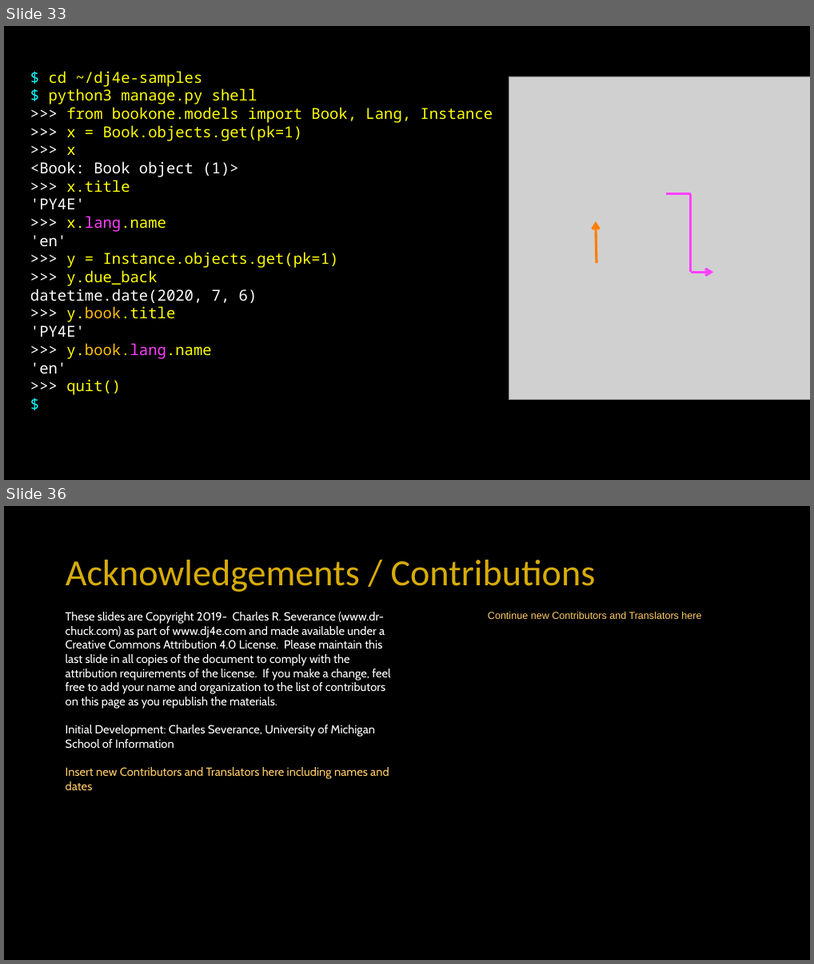
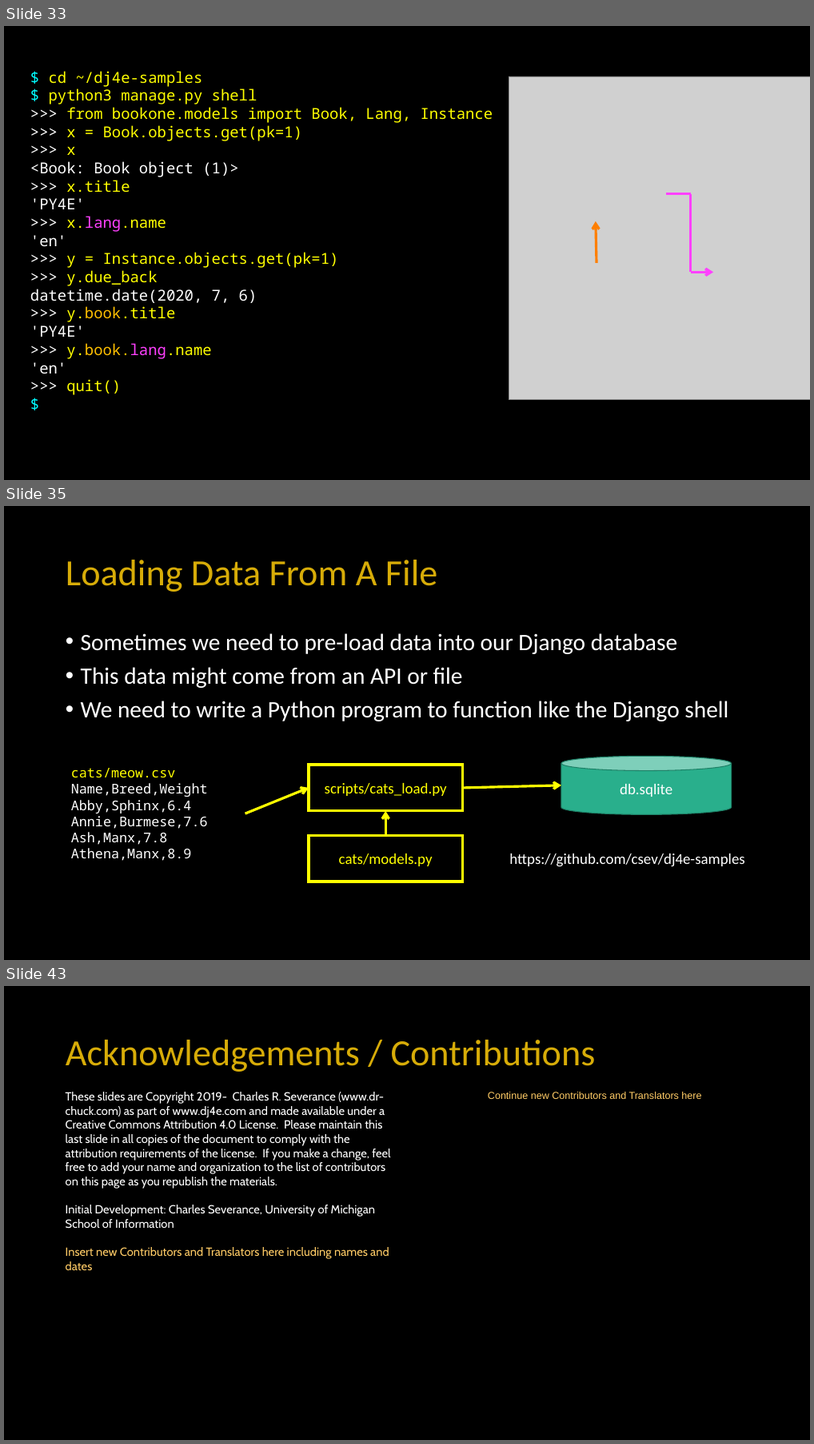
Before and after one commit to csev/dj4e, a slide deck: lectures/DJ-03-One-To-Many.pptx. Shown one above the other, each under a label of ours: slides 33 and 36 before the commit, slides 33, 35 and 43 after it; the slides between them are not shown. The pictures are 814x964 and 814x1444 pixels, drawn with LibreOffice and Linux fonts; fonts in the diff are those of the drawing; grey boxes stand for pictures. Boxes give left, top, right and bottom in pixels: in the first picture for what was removed or moved away, otherwise in the second. Text is boxed around its words. In the diff, an @@ line names an element or a change of style, - is before the commit and + after.

```diff
--- a/lectures/DJ-03-One-To-Many.pptx
+++ b/lectures/DJ-03-One-To-Many.pptx
@@ slide 35 added at box(4, 506, 810, 960), background #000000 @@
@@ title added at box(66, 560, 438, 592), 44 pt, text #D7AC08 @@
+Loading Data From A File
@@ text added at box(81, 633, 729, 721), 28 pt, text #FFFFFF @@
+• Sometimes we need to pre-load data into our Django database
+• This data might come from an API or file
+• We need to write a Python program to function like the Django shell
@@ text added at box(71, 768, 208, 860), 16 pt, text #FFFFFF @@
+cats/meow.csv
+Name,Breed,Weight
+Abby,Sphinx,6.4
+Annie,Burmese,7.6
+Ash,Manx,7.8
+Athena,Manx,8.9
@@ rectangle added at box(309, 764, 463, 811), outline #FFFF00 3 pt, 18 pt, text #FFFF00 @@
+scripts/cats_load.py
@@ cylinder added at box(562, 756, 732, 815), fill #29AF8C, outline #1E8168 1 pt, 18 pt, text #FFFFFF @@
+db.sqlite
@@ arrow added from (246, 813) to (309, 788), #FFFF00 3 pt @@
@@ arrow added from (463, 788) to (562, 785), #FFFF00 3 pt @@
@@ arrow added from (386, 835) to (386, 811), #FFFF00 3 pt @@
@@ rectangle added at box(309, 835, 463, 882), outline #FFFF00 3 pt, 18 pt, text #FFFF00 @@
+cats/models.py
@@ text added at box(510, 853, 745, 867), 18 pt, text #FFFFFF @@
+https://github.com/csev/dj4e-samples
@@ what was slide 36 is now slide 43 @@
```
Also in this commit, not shown: 8 other slides added, 2 slides removed, 1 other file.
